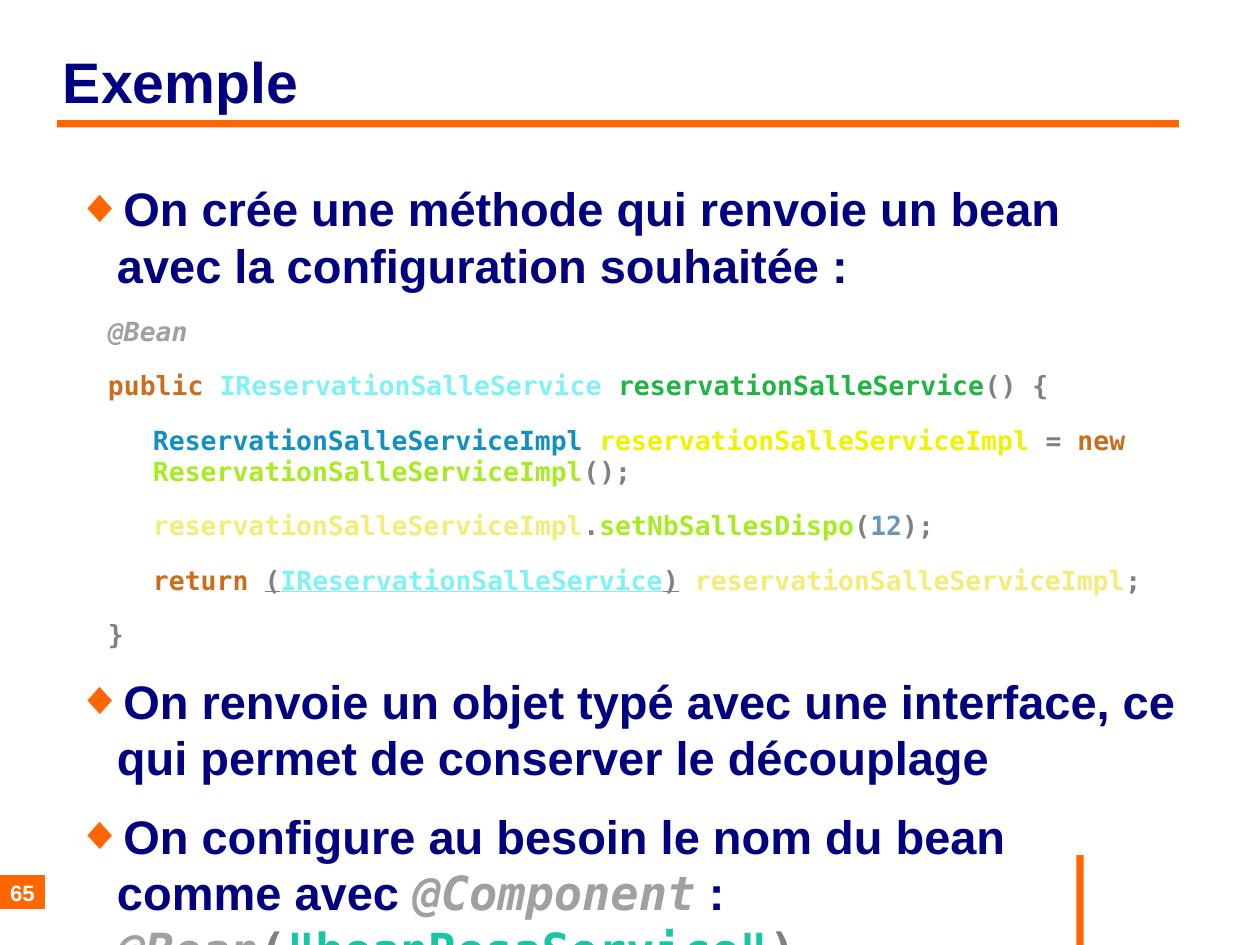
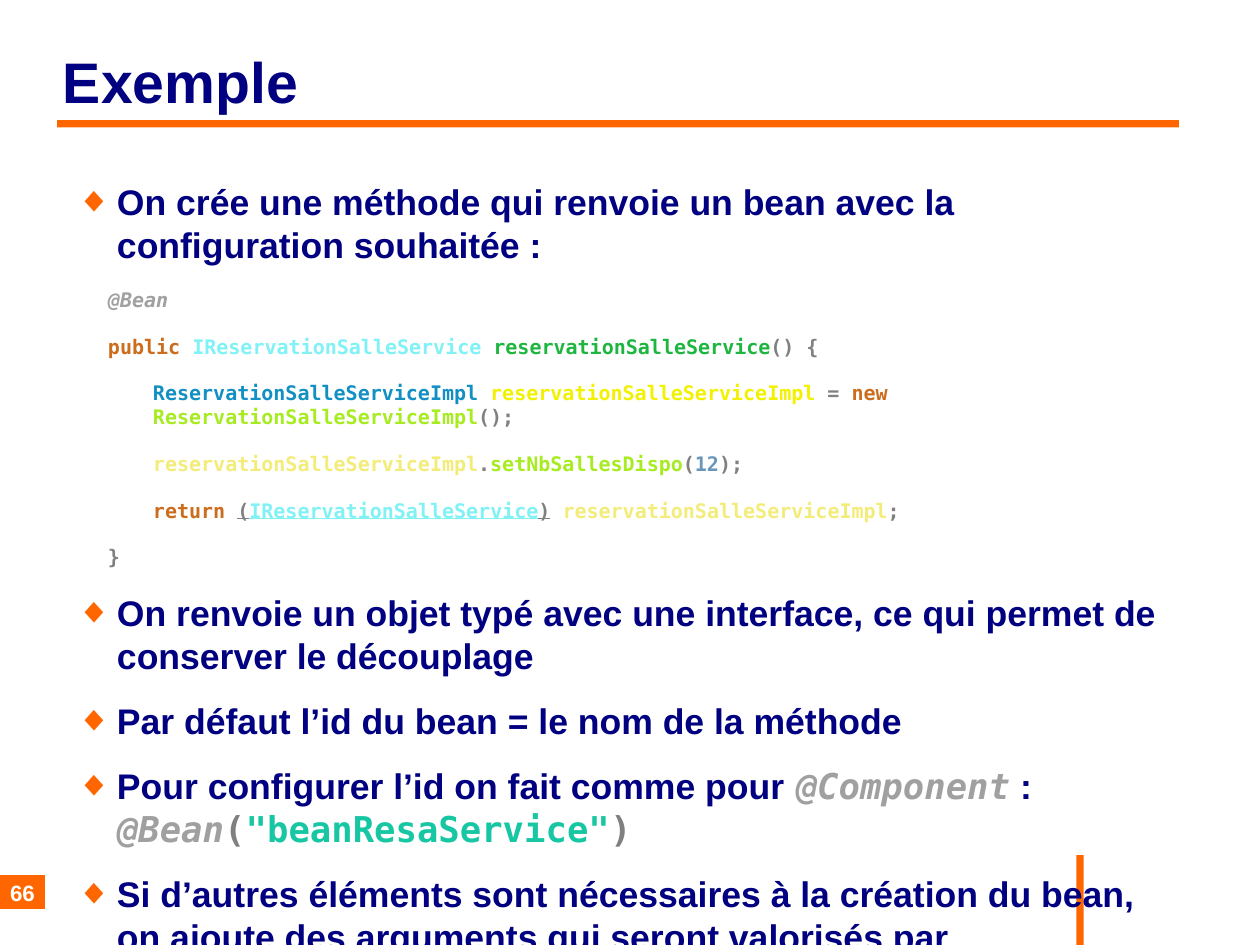
Before and after one commit to philphils/formation-spring, a slide deck: slide 66 of Documentation/diapo_formation_spring.odp (slide 65 before the commit). Drawn at 1260x945 pixels with LibreOffice and Linux fonts; fonts in the diff are those of the drawing; background and template pictures are left out. Boxes give left, top, right and bottom in pixels: in the first picture for what was removed or moved away, otherwise in the second. Text is boxed around its words. In the diff, an @@ line names an element or a change of style, - is before the commit and + after.

```diff
--- a/Documentation/diapo_formation_spring.odp
+++ b/Documentation/diapo_formation_spring.odp
@@ text at (x1=108, y1=189, x2=1155, y2=676): size 29.6 to 22.4 pt in "On crée une méthode qui renvoie un ...", "On renvoie un objet typé avec une ..."; size 16.6 to 12.6 pt in "@Bean", "public IReservationSalleService reservationSalleService() {", "ReservationSalleServiceImpl reservationSalleServiceImpl = ne ...", "reservationSalleServiceImpl.setNbSallesDispo(12);" and 2 more places @@
@@ text at (x1=117, y1=708, x2=1134, y2=914): text changed; size 29.6 to 22.4 pt @@
-◆ On configure au besoin le nom du bean comme avec @Component : @Bean("beanResaService")
+◆ Par défaut l’id du bean = le nom de la méthode
+◆ Pour configurer l’id on fait comme pour @Component : @Bean("beanResaService")
+◆ Si d’autres éléments sont nécessaires à la création du bean, on ajoute des arguments qui seront valorisés par « Autowiring » (cf plus loin)
@@ page number at (x1=10, y1=885, x2=35, y2=902): text changed @@
-65
+66
```
Also in this commit, not shown: 14 other slides changed, 2 slides added.
